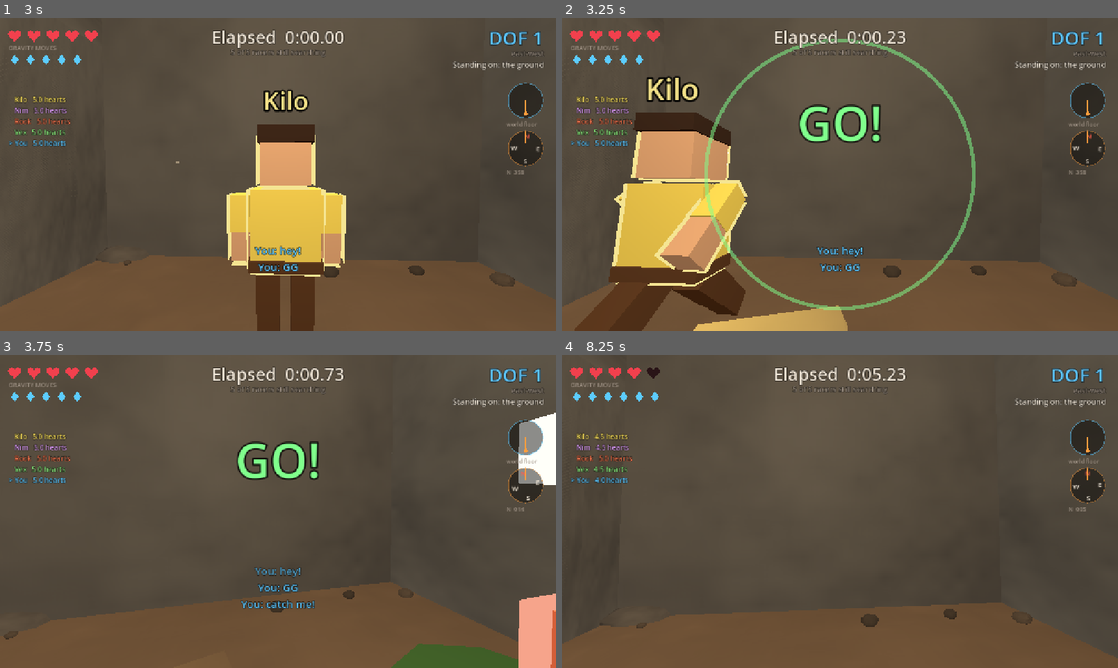
Above: before the commit, frames 1-4 (two rows, left to right).
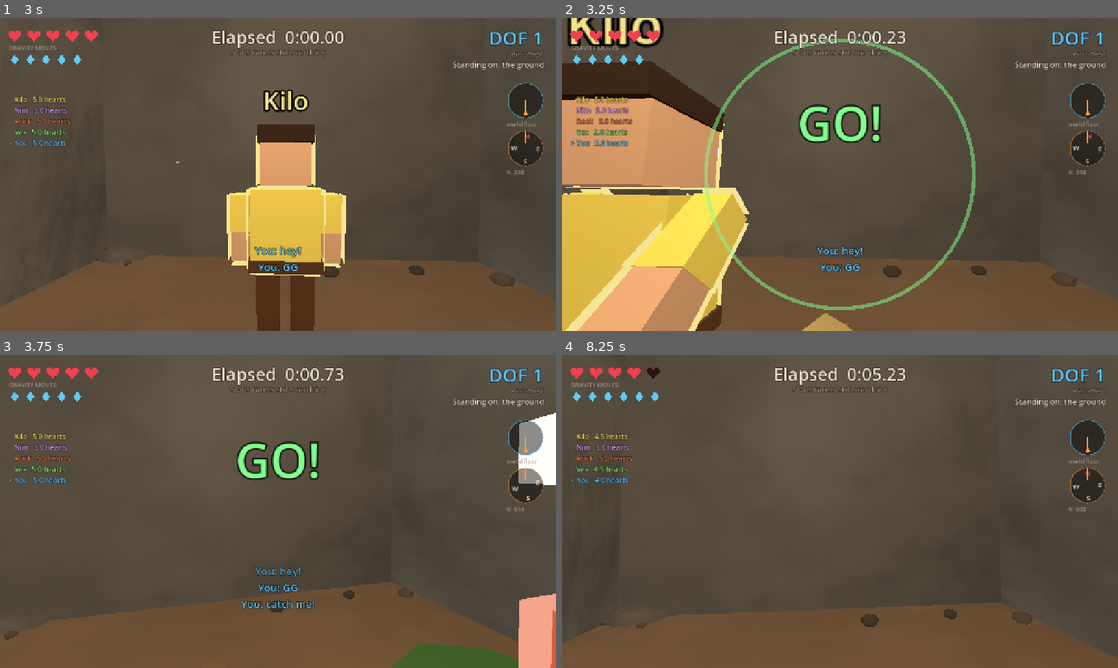
Above: after the commit, the same moments.

Repository: mdraihankabirsifat/Optimus
Game: Godot game, scene res://tests/bot_probe.tscn
Same seed, same stepped clock (60 frames per second), same inputs: the game is played once before the commit and once after it. This scene is started directly instead of the project's main scene.
Inputs (mouse positions are in pixels of both pictures, inside the frame that each line leads up to):
- Up to frame 1 (3 s): tap Enter (skip_wait) at 0.5 s; move the mouse to (305, 174) at 0.52 s; press the mouse at (305, 174) at 0.53 s; hold W (move_forward) from 0.53 s (still down); tap Space (jump) at 0.77, 1.52 s; move the mouse to (250, 174) at 1.27 s; release the mouse at (250, 174) at 1.28 s; right-click (250, 174) at 1.35 s; move the mouse to (289, 168) at 2.02 s; tap 1 (emote_1) at 2.1 s; move the mouse to (272, 180) at 2.77 s; tap 2 (emote_2) at 2.85 s; click (272, 180) at 2.92 s
- Up to frame 2 (3.25 s): keep holding W (move_forward); tap Space (jump) at 3.02 s
- Up to frame 3 (3.75 s): keep holding W (move_forward); move the mouse to (316, 514) at 3.52 s; tap 3 (emote_3) at 3.6 s
- Up to frame 4 (8.25 s): tap Space (jump) at 3.77, 4.52, 5.75, 6.02, 6.77, 7.52 s; move the mouse to (795, 508) at 4.27 s; tap H (exchange_heart) at 4.35 s; move the mouse to (845, 511) at 5.02 s; hold G (gravity_mod) 5.03-5.78 s; click (845, 511) at 5.17 s; move the mouse to (817, 505) at 5.77 s; release W (move_forward) at 5.78 s; hold D (move_right) 5.78-6.53 s; tap E (interact) at 5.85 s; move the mouse to (867, 511) at 6.52 s; hold Tab (spectate_next) 6.53-7.28 s; hold W (move_forward) from 6.53 s (still down); tap Enter (skip_wait) at 7.25 s; move the mouse to (812, 511) at 7.27 s; tap Shift (sprint) at 7.35 s; click (812, 511) at 7.42 s; move the mouse to (851, 505) at 8.02 s; tap R at 8.1 s

Frame 1 is identical in both runs. In frame 2, 23% of the frame differs, in the area x 0-53%, y 0-100%; in frame 3, less than 0.1%; in frame 4, less than 0.1%.

Commit message:
Line bots up with doorway mouths before going through
From a corner of a 7-unit chamber a bot aimed straight at the next cell and
scraped the frame beside a 4-unit opening until it gave up. Off the centre
line it now aims at a point ahead on the axis first. The bot probe can race
Rush caves.

Co-Authored-By: Claude Opus 5 <noreply@anthropic.com>

Diff:
--- a/scripts/bots/bot_controller.gd
+++ b/scripts/bots/bot_controller.gd
@@ -371,8 +371,27 @@
 			_body.move_input = Vector2.ZERO
 		return
 
-	_steer_towards(CaveBuilder.cell_to_world(target))
+	_steer_towards(_doorway_aim(cell, dir_index, CaveBuilder.cell_to_world(target)))
 	_body.sprint_input = skill >= 2 or (skill == 1 and _path.size() >= 3)
+
+
+## Prompt 3: the openings between cells are tunnel-sized (4 units) even out of a 7-unit chamber.
+## A bot that heads straight for the next cell's centre from a corner of a chamber scrapes the
+## frame beside the opening and stalls. Off the centre line, aim at a point ahead ON the line
+## first, so it lines up with the mouth before going through it.
+func _doorway_aim(cell: Vector3i, dir_index: int, target_centre: Vector3) -> Vector3:
+	var dir := Vector3(CaveGraph.DIRS[dir_index])
+	var centre := CaveBuilder.cell_to_world(cell)
+	var rel := _body.global_position - centre
+	var up := _body.gravity.local_up()
+	var lateral := rel - dir * rel.dot(dir)
+	lateral -= up * lateral.dot(up)
+	if lateral.length() < CaveBuilder.TUNNEL_HALF - 1.0:
+		return target_centre
+	var along := rel.dot(dir)
+	# A point on the axis a little ahead, kept inside this cell until lined up.
+	var ahead := clampf(along + 1.5, -CaveBuilder.CELL_SIZE * 0.5, CaveBuilder.CELL_SIZE * 0.5 - 1.5)
+	return centre + dir * ahead + (rel - lateral - dir * rel.dot(dir))
 
 
 ## Distance from `world_target` measured in the plane perpendicular to a grid axis.
--- a/tests/bot_probe.gd
+++ b/tests/bot_probe.gd
@@ -6,17 +6,23 @@
 	await get_tree().process_frame
 	var s := 1000
 	var secs := 12
+	var rush := 0
 	for arg in OS.get_cmdline_user_args():
 		if arg.begins_with("seed="):
 			s = int(arg.trim_prefix("seed="))
 		if arg.begins_with("secs="):
 			secs = int(arg.trim_prefix("secs="))
+		if arg.begins_with("rush="):
+			rush = int(arg.trim_prefix("rush="))
 	var world: Node3D = load("res://scenes/game/game_world.tscn").instantiate()
 	world.randomise_seed = false
 	world.fixed_seed = s
 	world.bot_count = 4
 	world.duel_enabled = false
 	world.bot_skill = 2
+	if rush > 0:
+		world.ruleset = AppConfig.RULESET_RUSH
+		world.rush_seconds = rush
 	add_child(world)
 	await get_tree().process_frame
 	(world.get("_player") as PlayerController).set_physics_process(false)
